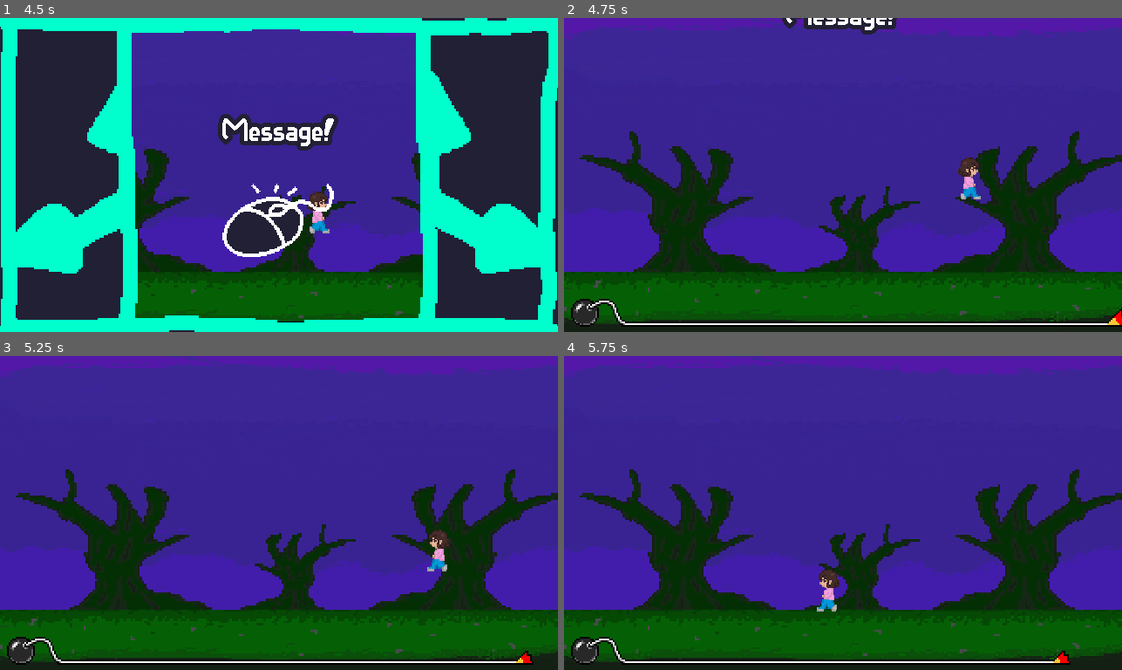
Above: before the commit, frames 1-4 (two rows, left to right).
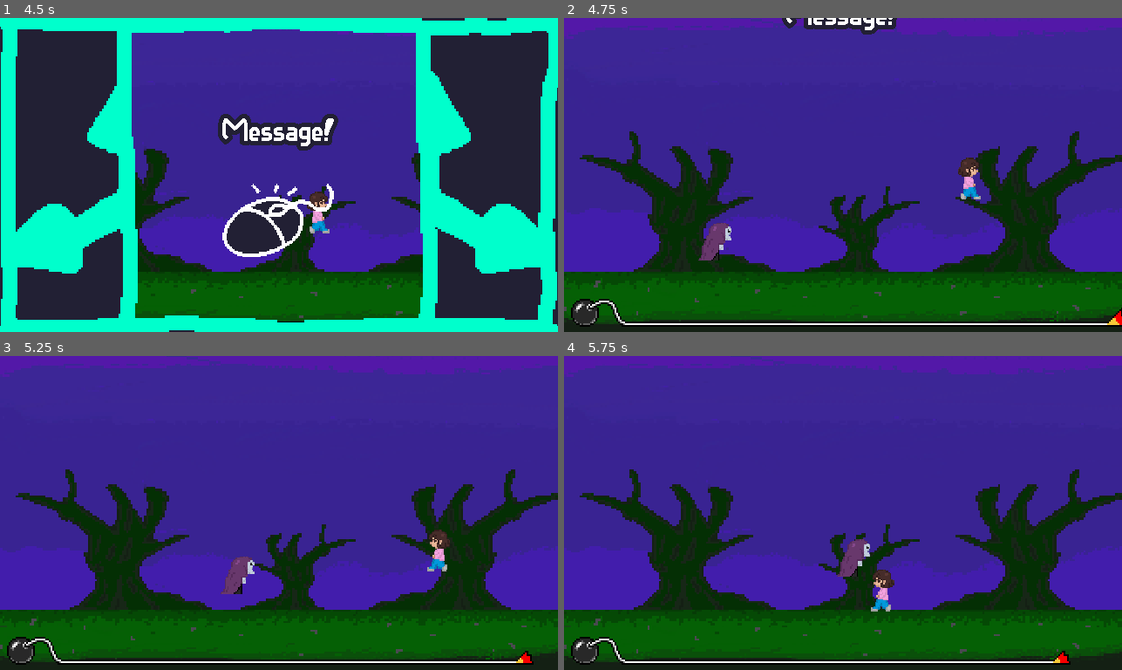
Above: after the commit, the same moments.

Repository: Nour-Fawaz/SkeletonRun
Game: Godot game, scene res://scenes/main/main.tscn
Same seed, same stepped clock (60 frames per second), same inputs: the game is played once before the commit and once after it.
Inputs:
- Up to frame 1 (4.5 s): click "Start" at 0.5 s; tap Enter (ui_accept) at 1.25, 1.35, 1.52, 1.82, 2.1, 2.27, 2.57, 2.85, 3.6, 3.77, 4.07, 4.35 s; hold D (move_right) 1.28-2.78 s; hold A (move_left) 2.78-3.53 s; hold D (move_right) from 3.53 s (still down)
- Up to frame 2 (4.75 s): keep holding D (move_right); tap Enter (ui_accept) at 4.52 s
- Up to frame 3 (5.25 s): tap Enter (ui_accept) at 4.82, 5.1 s; release D (move_right) at 5.03 s; hold A (move_left) from 5.03 s (still down)
- Up to frame 4 (5.75 s): keep holding A (move_left); tap Enter (ui_accept) at 5.27, 5.57 s

Frame 1 is identical in both runs. In frame 2, 0.4% of the frame differs, in the area x 24-30%, y 65-78%; in frame 3, 0.4%; in frame 4, 1.1%, in the area x 45-60%, y 58-82%.

Commit message:
Implemented Enemy AI and Scene walls (#1,2)

Diff:
--- a/microgames/SkeletonRun/PlayableCharacter/PlayableCharacter.tscn
+++ b/microgames/SkeletonRun/PlayableCharacter/PlayableCharacter.tscn
@@ -54,6 +54,7 @@
 
 [node name="PC_Body" type="CharacterBody2D" unique_id=1380460385]
 script = ExtResource("1_8l36x")
+metadata/_edit_group_ = true
 
 [node name="PC_CollisionShape" type="CollisionShape2D" parent="." unique_id=669645826]
 position = Vector2(-0.5, 1)
--- /dev/null
+++ b/microgames/SkeletonRun/Skeleton/SkeletonCharacter.tscn
@@ -0,0 +1,42 @@
+[gd_scene format=3 uid="uid://drlyplm280yei"]
+
+[ext_resource type="Script" uid="uid://fb4nff8kyxlh" path="res://microgames/SkeletonRun/Skeleton/skeleton_character.gd" id="1_6xj1c"]
+[ext_resource type="Texture2D" uid="uid://cexibqn0ej7bi" path="res://microgames/SkeletonRun/Assets/SkeletonCharacter.PNG" id="1_lcw36"]
+
+[sub_resource type="AtlasTexture" id="AtlasTexture_6xj1c"]
+atlas = ExtResource("1_lcw36")
+region = Rect2(0, 0, 1984, 1984)
+
+[sub_resource type="AtlasTexture" id="AtlasTexture_wyd7v"]
+atlas = ExtResource("1_lcw36")
+region = Rect2(1984, 0, 1984, 1984)
+
+[sub_resource type="SpriteFrames" id="SpriteFrames_rgvo0"]
+animations = [{
+"frames": [{
+"duration": 1.0,
+"texture": SubResource("AtlasTexture_6xj1c")
+}, {
+"duration": 1.0,
+"texture": SubResource("AtlasTexture_wyd7v")
+}],
+"loop": 1,
+"name": &"walk",
+"speed": 5.0
+}]
+
+[sub_resource type="RectangleShape2D" id="RectangleShape2D_vave0"]
+size = Vector2(40, 44)
+
+[node name="CharacterBody2D" type="CharacterBody2D" unique_id=294971271]
+script = ExtResource("1_6xj1c")
+metadata/_edit_group_ = true
+
+[node name="AnimatedSprite2D" type="AnimatedSprite2D" parent="." unique_id=796541366]
+scale = Vector2(0.025, 0.025)
+sprite_frames = SubResource("SpriteFrames_rgvo0")
+animation = &"walk"
+
+[node name="CollisionShape2D" type="CollisionShape2D" parent="." unique_id=1916983345]
+position = Vector2(-6, 3)
+shape = SubResource("RectangleShape2D_vave0")
--- /dev/null
+++ b/microgames/SkeletonRun/Skeleton/skeleton_character.gd
@@ -0,0 +1,35 @@
+extends CharacterBody2D
+
+
+@export var SPEED = 300.0
+const JUMP_VELOCITY = -400.0
+
+@onready var skeleton_animated_sprite = $AnimatedSprite2D
+
+@onready var player = get_tree().get_first_node_in_group("FollowPlayerAI") # reference of player
+#@onready var player: CharacterBody2D = $PC_Body
+
+func _physics_process(delta: float) -> void:
+	if position > player.global_position:
+		skeleton_animated_sprite.flip_h = true
+	else:
+		skeleton_animated_sprite.flip_h = false
+	var direction = position.direction_to(player.global_position).normalized()
+	velocity = direction * SPEED
+	# Add the gravity.
+	#if not is_on_floor():
+		#velocity += get_gravity() * delta
+#
+	## Handle jump.
+	#if Input.is_action_just_pressed("ui_accept") and is_on_floor():
+		#velocity.y = JUMP_VELOCITY
+
+	# Get the input direction and handle the movement/deceleration.
+	# As good practice, you should replace UI actions with custom gameplay actions.
+	#var direction := Input.get_axis("ui_left", "ui_right")
+	#if direction:
+		#velocity.x = direction * SPEED
+	#else:
+		#velocity.x = move_toward(velocity.x, 0, SPEED)
+
+	move_and_slide()
--- a/microgames/SkeletonRun/SkeletonRunMain.tscn
+++ b/microgames/SkeletonRun/SkeletonRunMain.tscn
@@ -4,9 +4,16 @@
 [ext_resource type="PackedScene" uid="uid://ddhoio73023ba" path="res://scenes/main/bomb_timer/bomb_timer.tscn" id="1_v0hri"]
 [ext_resource type="Texture2D" uid="uid://dporqlie01e6l" path="res://microgames/SkeletonRun/Assets/Background.PNG" id="2_rnhtj"]
 [ext_resource type="PackedScene" uid="uid://vsa81qpfer44" path="res://microgames/SkeletonRun/PlayableCharacter/PlayableCharacter.tscn" id="4_jny1q"]
+[ext_resource type="PackedScene" uid="uid://drlyplm280yei" path="res://microgames/SkeletonRun/Skeleton/SkeletonCharacter.tscn" id="5_rnhtj"]
 
 [sub_resource type="RectangleShape2D" id="RectangleShape2D_vave0"]
 size = Vector2(18.342855, 28)
+
+[sub_resource type="RectangleShape2D" id="RectangleShape2D_rgvo0"]
+size = Vector2(20, 300)
+
+[sub_resource type="RectangleShape2D" id="RectangleShape2D_qf5ci"]
+size = Vector2(651, 20)
 
 [node name="SkeletonRunMain" type="Node2D" unique_id=679066593 node_paths=PackedStringArray("bomb_timer")]
 script = ExtResource("1_ksbh0")
@@ -34,11 +41,31 @@
 position = Vector2(70, 350)
 
 [node name="Floor" type="StaticBody2D" parent="." unique_id=1047420738]
+metadata/_edit_group_ = true
 
 [node name="CollisionShape2D" type="CollisionShape2D" parent="Floor" unique_id=1543439283]
 position = Vector2(318, 321)
 scale = Vector2(35, 2)
 shape = SubResource("RectangleShape2D_vave0")
 
-[node name="PC_Body" parent="." unique_id=1380460385 instance=ExtResource("4_jny1q")]
+[node name="PC_Body" parent="." unique_id=1380460385 groups=["FollowPlayerAI"] instance=ExtResource("4_jny1q")]
 position = Vector2(304, 268)
+
+[node name="Skeleton_Body" parent="." unique_id=294971271 groups=["FollowPlayerAI"] instance=ExtResource("5_rnhtj")]
+position = Vector2(100, 268)
+SPEED = 200.0
+
+[node name="Walls" type="StaticBody2D" parent="." unique_id=1674640483]
+metadata/_edit_group_ = true
+
+[node name="RightWall" type="CollisionShape2D" parent="Walls" unique_id=496494060]
+position = Vector2(650, 144)
+shape = SubResource("RectangleShape2D_rgvo0")
+
+[node name="LeftWall" type="CollisionShape2D" parent="Walls" unique_id=1834923777]
+position = Vector2(-10, 144)
+shape = SubResource("RectangleShape2D_rgvo0")
+
+[node name="CollisionShape2D" type="CollisionShape2D" parent="Walls" unique_id=830810360]
+position = Vector2(315.5, -10)
+shape = SubResource("RectangleShape2D_qf5ci")
--- a/microgames/SkeletonRun/pc_body.gd
+++ /dev/null
@@ -1,38 +0,0 @@
-extends CharacterBody2D
-
-
-const SPEED = 400.0
-const JUMP_VELOCITY = -400.0
-var normal_gravity = ProjectSettings.get_setting("physics/2d/default_gravity")
-var gravity_amplifier = 5.0
-
-@onready var pc_animated_sprite = $AnimatedSprite2D
-
-func _physics_process(delta: float) -> void:
-	# Add the gravity.
-	if not is_on_floor():
-		var current_gravity = normal_gravity
-		if velocity.y > 0: # speed up descent
-			current_gravity = normal_gravity * gravity_amplifier
-		velocity.y += current_gravity * delta
-
-	# Handle jump.
-	if Input.is_action_just_pressed("ui_accept") and is_on_floor():
-		velocity.y = JUMP_VELOCITY
-		pc_animated_sprite.play("jump") # jumping play idle
-
-	# Get the input direction and handle the movement/deceleration.
-	# As good practice, you should replace UI actions with custom gameplay actions.
-	var direction := Input.get_axis("move_left", "move_right") # 1. Get input direction (-1 for left, 1 for right, 0 for none)
-	if direction:
-		velocity.x = direction * SPEED
-		if direction > 0:
-			pc_animated_sprite.flip_h = false # right
-		elif direction < 0:
-			pc_animated_sprite.flip_h = true # left
-		pc_animated_sprite.play("walk")# play walk animation
-	else:
-		velocity.x = move_toward(velocity.x, 0, SPEED) # idle
-		pc_animated_sprite.play("idle") # play idle animation
-
-	move_and_slide() # move character using built in physics
Not shown, added: microgames/SkeletonRun/Skeleton/skeleton_character.gd.uid
Not shown, removed: microgames/SkeletonRun/pc_body.gd.uid
